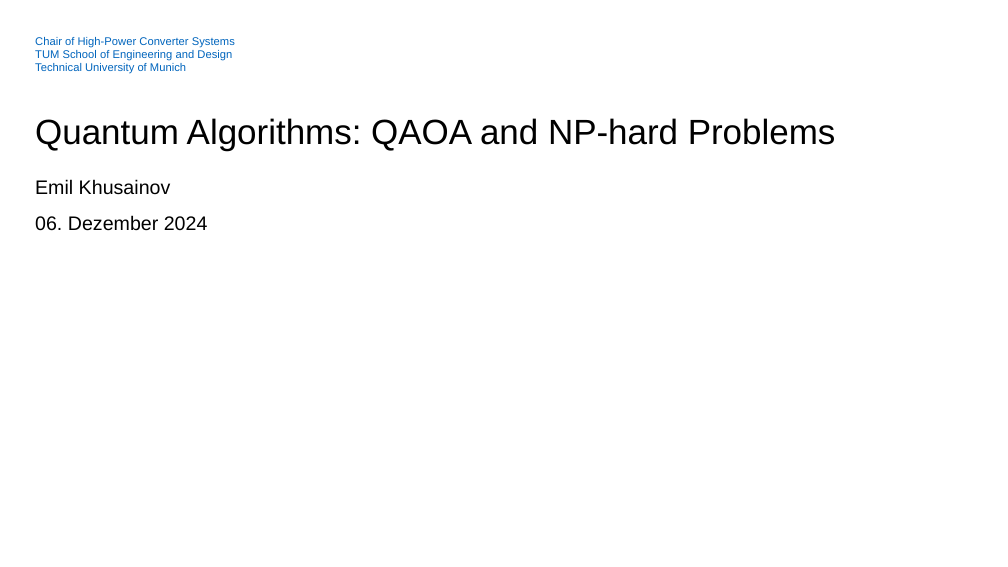
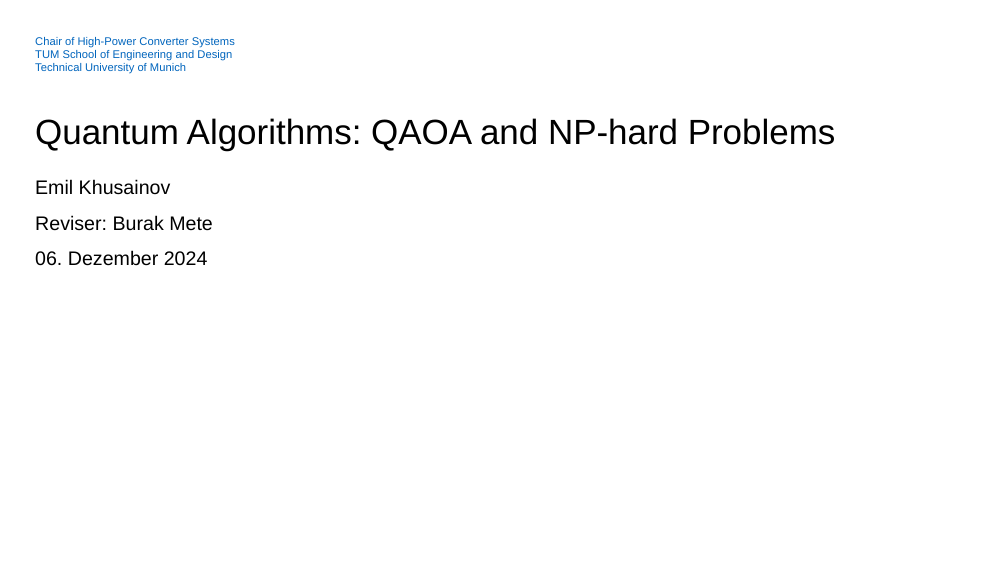
Before and after one commit to emilkanic0909/MaxCutQuiskitSeminar, a slide deck: slide 1 of Khuisainov MaxCut Presentation.pptx. Drawn at 1008x567 pixels with LibreOffice and Linux fonts; fonts in the diff are those of the drawing; background and template pictures are left out. Boxes give left, top, right and bottom in pixels: in the first picture for what was removed or moved away, otherwise in the second. Text is boxed around its words. In the diff, an @@ line names an element or a change of style, - is before the commit and + after.

```diff
--- a/Khuisainov MaxCut Presentation.pptx
+++ b/Khuisainov MaxCut Presentation.pptx
@@ text at bbox=[35, 215, 213, 231]: paragraph added @@
+Reviser: Burak Mete
```
Also in this commit, not shown: 4 other slides changed, 1 slide added, 2 other files.
